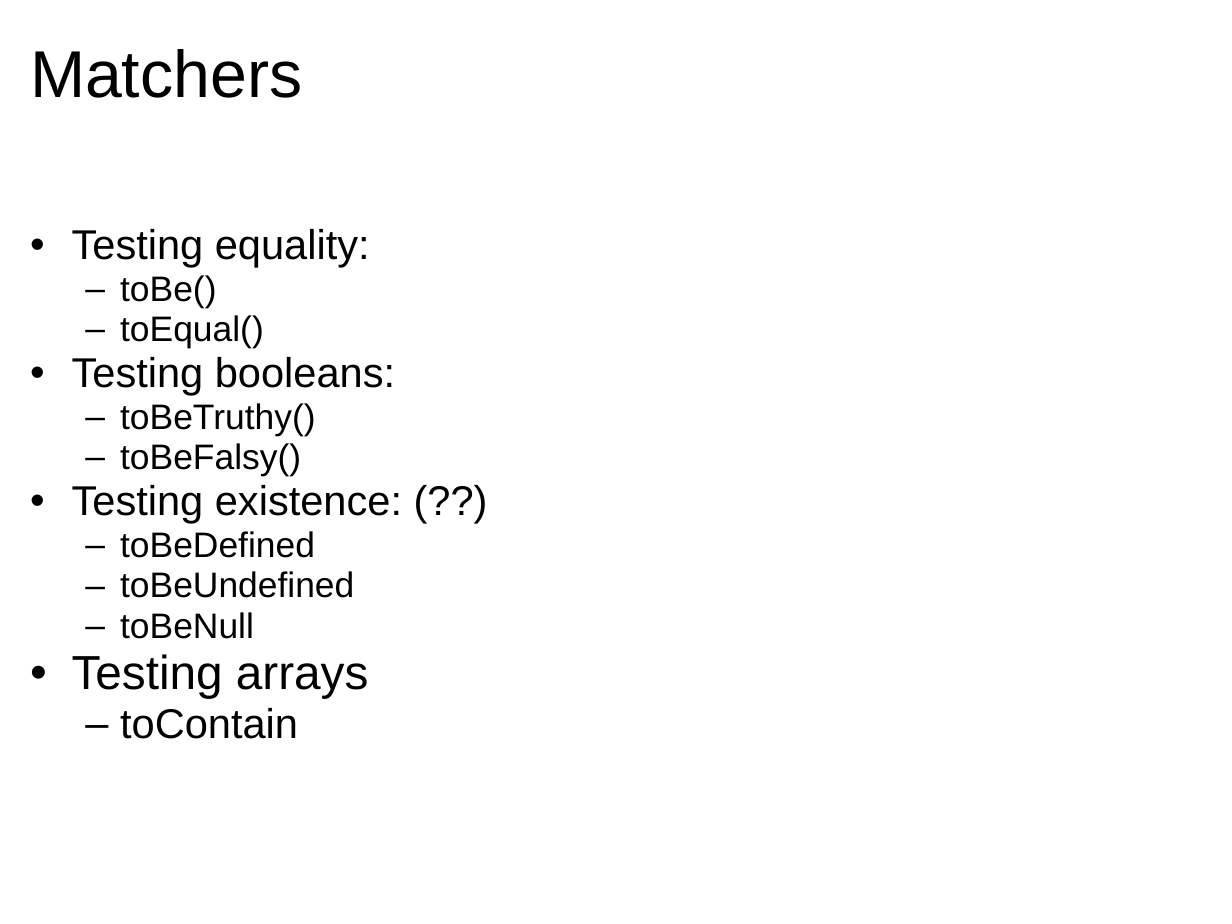
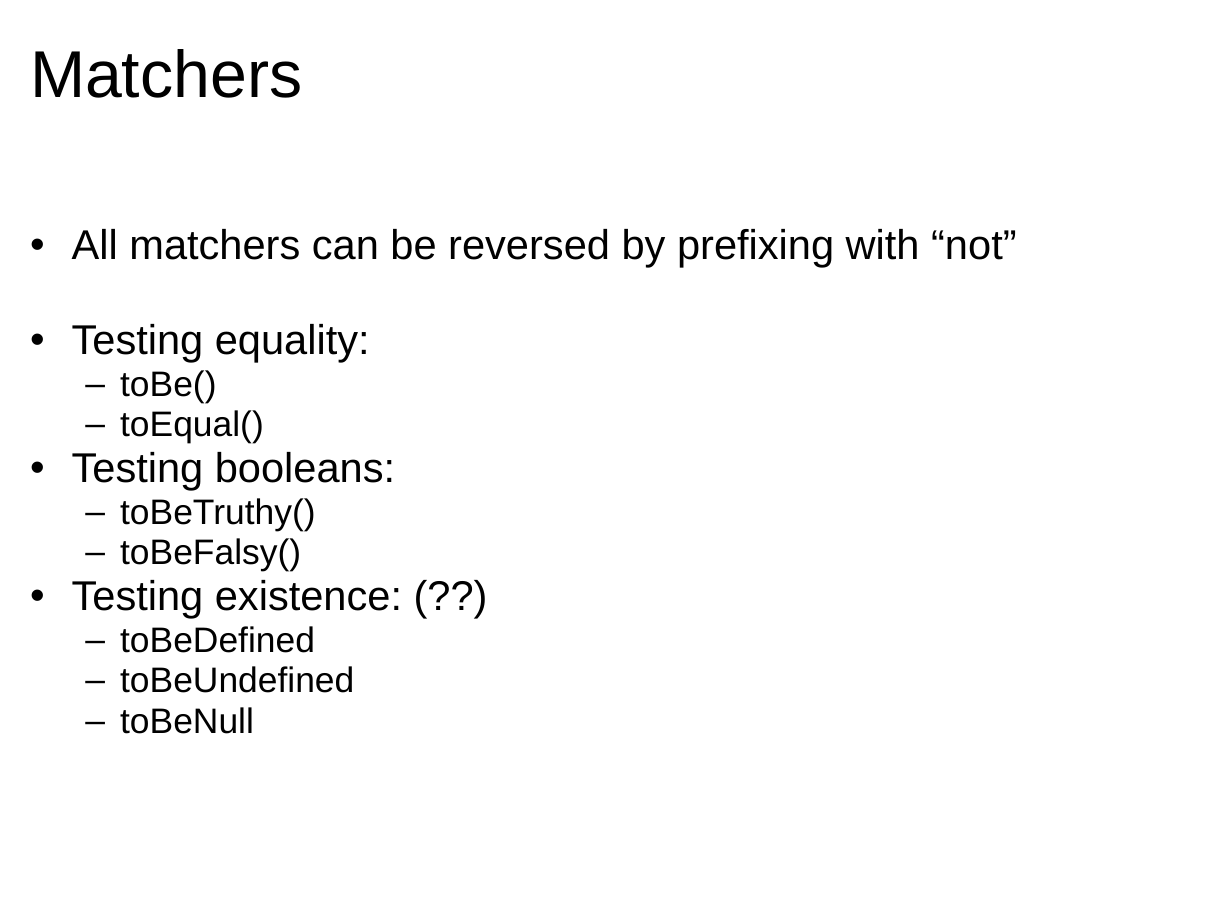
Before and after one commit to jomontanari/JasmineBowlingGame, a slide deck: slide 8 of TestingJavaScript_with_Jasmine.ppt. Drawn at 1232x924 pixels with LibreOffice and Linux fonts; fonts in the diff are those of the drawing. Boxes give left, top, right and bottom in pixels: in the first picture for what was removed or moved away, otherwise in the second. Text is boxed around its words. In the diff, an @@ line names an element or a change of style, - is before the commit and + after.

```diff
--- a/TestingJavaScript_with_Jasmine.ppt
+++ b/TestingJavaScript_with_Jasmine.ppt
@@ text at box(72, 229, 1017, 267): paragraph added @@
+• All matchers can be reversed by prefixing with “not”
@@ text at box(72, 654, 369, 739): paragraphs removed @@
-• Testing arrays
-  – toContain
```
Also in this commit, not shown: 2 slides added, 2 other files.
